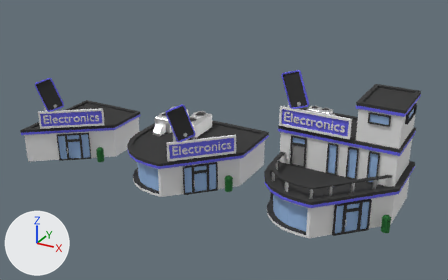
Two versions of the FBX model Assets/Models/1/electronics.fbx, one commit apart.
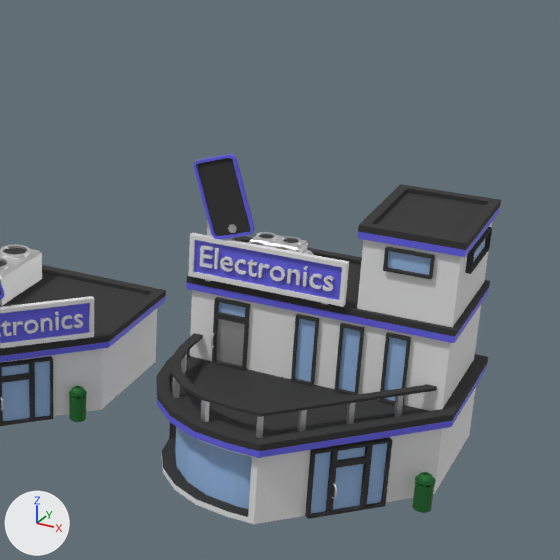
There are two pictures of each version: one whole from a camera (50 mm lens) standing at (23.5, -26.62, 15.54) and looking at (9.28, -0.77, 2.62), one close up on the part from 43% to 100% of the width and 0% to 91% of the height. Arrows for +X, +Y and +Z are at lower left; the lights stay in place. Vertices at the same position are counted once.

In view in the first close-up: 'el2', 'el3'.
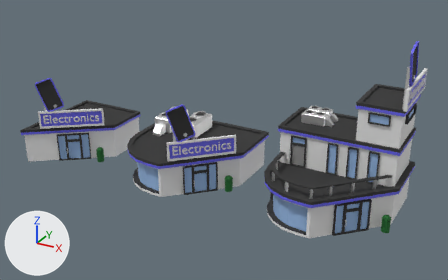
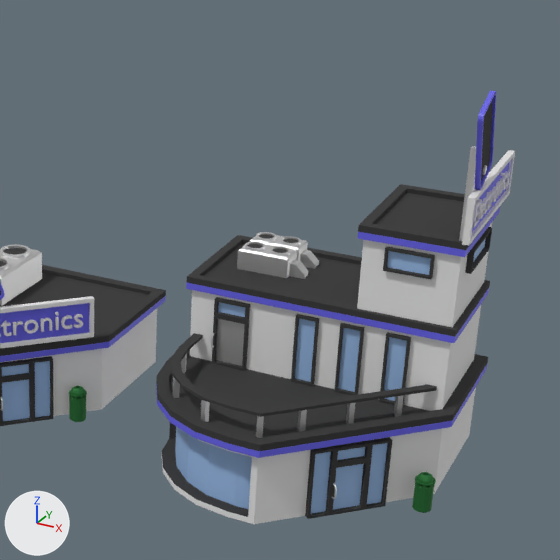
Diff of the bpy script that builds the scene:
```diff
--- a/Assets/Models/1/electronics.fbx.py
+++ b/Assets/Models/1/electronics.fbx.py
@@ me_cube_007 @@
 me_cube_007.from_pydata(...)  # 2368 vertices, 2390 faces; spans x -3.09..3.26, y -3.67..2.65, z 0.0..6.89
+# me_cube_007 part 1: the loose piece of 16 vertices spanning x -2.82..0.75, y -0.64..-0.5, z 3.98..4.96 is turned 90 degrees about the z axis through its middle, then moved by (4.16, 1.61, 1.87)
+# me_cube_007 part 2: the loose piece of 70 vertices spanning x 0.27..0.48, y -0.64..-0.57, z 4.26..4.59 is turned 90 degrees about the z axis through its middle, then moved by (2.78, 3.05, 1.87)
+# me_cube_007 part 3: the loose piece of 52 vertices spanning x -0.04..0.22, y -0.64..-0.57, z 4.26..4.59 is turned 90 degrees about the z axis through its middle, then moved by (3.07, 2.77, 1.87)
+# me_cube_007 part 4: the loose piece of 8 vertices spanning x -0.17..-0.11, y -0.64..-0.57, z 4.27..4.58 is turned 90 degrees about the z axis through its middle, then moved by (3.3, 2.53, 1.87)
+# me_cube_007 part 5: the loose piece of 42 vertices spanning x -0.53..-0.26, y -0.64..-0.57, z 4.27..4.59 is turned 90 degrees about the z axis through its middle, then moved by (3.55, 2.28, 1.87)
+# me_cube_007 part 6: the loose piece of 48 vertices spanning x -0.93..-0.59, y -0.64..-0.57, z 4.26..4.59 is turned 90 degrees about the z axis through its middle, then moved by (3.92, 1.91, 1.87)
+# me_cube_007 part 7: the loose piece of 38 vertices spanning x -1.18..-0.95, y -0.64..-0.57, z 4.27..4.59 is turned 90 degrees about the z axis through its middle, then moved by (4.23, 1.61, 1.87)
+# me_cube_007 part 8: the loose piece of 44 vertices spanning x -1.46..-1.23, y -0.64..-0.57, z 4.26..4.65 is turned 90 degrees about the z axis through its middle, then moved by (4.51, 1.33, 1.87)
+# me_cube_007 part 9: the loose piece of 52 vertices spanning x -1.74..-1.49, y -0.64..-0.57, z 4.26..4.59 is turned 90 degrees about the z axis through its middle, then moved by (4.78, 1.06, 1.87)
+# me_cube_007 part 10: the loose piece of 54 vertices spanning x -2.08..-1.79, y -0.64..-0.57, z 4.26..4.59 is turned 90 degrees about the z axis through its middle, then moved by (5.1, 0.74, 1.87)
+# me_cube_007 part 11: the loose piece of 8 vertices spanning x -2.21..-2.15, y -0.64..-0.57, z 4.27..4.74 is turned 90 degrees about the z axis through its middle, then moved by (5.34, 0.49, 1.87)
+# me_cube_007 part 12: the loose piece of 24 vertices spanning x -2.56..-2.28, y -0.64..-0.57, z 4.27..4.74 is turned 90 degrees about the z axis through its middle, then moved by (5.58, 0.26, 1.87)
+# me_cube_007 part 13: the loose piece of 36 vertices spanning x -2.48..0.36, y -0.51..-0.37, z 3.89..5.85 is turned 90 degrees about the z axis through its middle, then moved by (4.05, 1.45, 1.87)
+# me_cube_007 part 14: the loose piece of 80 vertices spanning x -2.82..-1.37, y -0.6..-0.5, z 4.94..6.89 is turned 90 degrees about the z axis through its middle, then moved by (5.2, 0.53, 1.87)
+# me_cube_007 part 15: the loose piece of 16 vertices spanning x -1.96..-1.76, y -0.58..-0.52, z 5.15..5.35 is turned 90 degrees about the z axis through its middle, then moved by (4.97, 0.77, 1.87)
 me_cube_007.materials.append(mat_walls)
```

Location of each change, (x1, y1, x2, y2) in pixels of the close-ups (560 x 560 px; the box of a moved part takes in the faces that stretch with it):
'el3', reshaped (17% taller)
    before: (156, 154, 501, 524)
    after: (156, 90, 515, 524)
part 1 of me_cube_007, moved or reshaped
    before: (188, 233, 349, 307)
    after: (462, 150, 515, 246)
part 2 of me_cube_007, moved or reshaped
    before: (323, 276, 334, 291)
    after: (505, 171, 510, 187)
part 3 of me_cube_007, moved or reshaped
    before: (309, 274, 322, 289)
    after: (502, 175, 507, 190)
part 4 of me_cube_007, moved or reshaped
    before: (303, 272, 307, 287)
    after: (500, 178, 504, 194)
part 5 of me_cube_007, moved or reshaped
    before: (287, 269, 300, 285)
    after: (496, 181, 502, 198)
part 6 of me_cube_007, moved or reshaped
    before: (270, 266, 286, 281)
    after: (492, 186, 498, 202)
part 7 of me_cube_007, moved or reshaped
    before: (258, 263, 270, 278)
    after: (489, 190, 495, 207)
part 8 of me_cube_007, moved or reshaped
    before: (247, 259, 257, 277)
    after: (486, 192, 491, 210)
part 9 of me_cube_007, moved or reshaped
    before: (234, 259, 247, 275)
    after: (482, 198, 489, 214)
part 10 of me_cube_007, moved or reshaped
    before: (220, 257, 233, 272)
    after: (479, 203, 485, 219)
part 11 of me_cube_007, moved or reshaped
    before: (214, 248, 219, 269)
    after: (476, 199, 482, 222)
part 12 of me_cube_007, moved or reshaped
    before: (200, 245, 213, 268)
    after: (472, 201, 480, 228)
part 13 of me_cube_007, moved or reshaped
    before: (205, 220, 328, 305)
    after: (459, 146, 476, 241)
part 14 of me_cube_007, moved or reshaped
    before: (193, 154, 255, 239)
    after: (475, 90, 496, 190)
part 15 of me_cube_007, moved or reshaped
    before: (228, 224, 237, 233)
    after: (483, 165, 487, 175)
